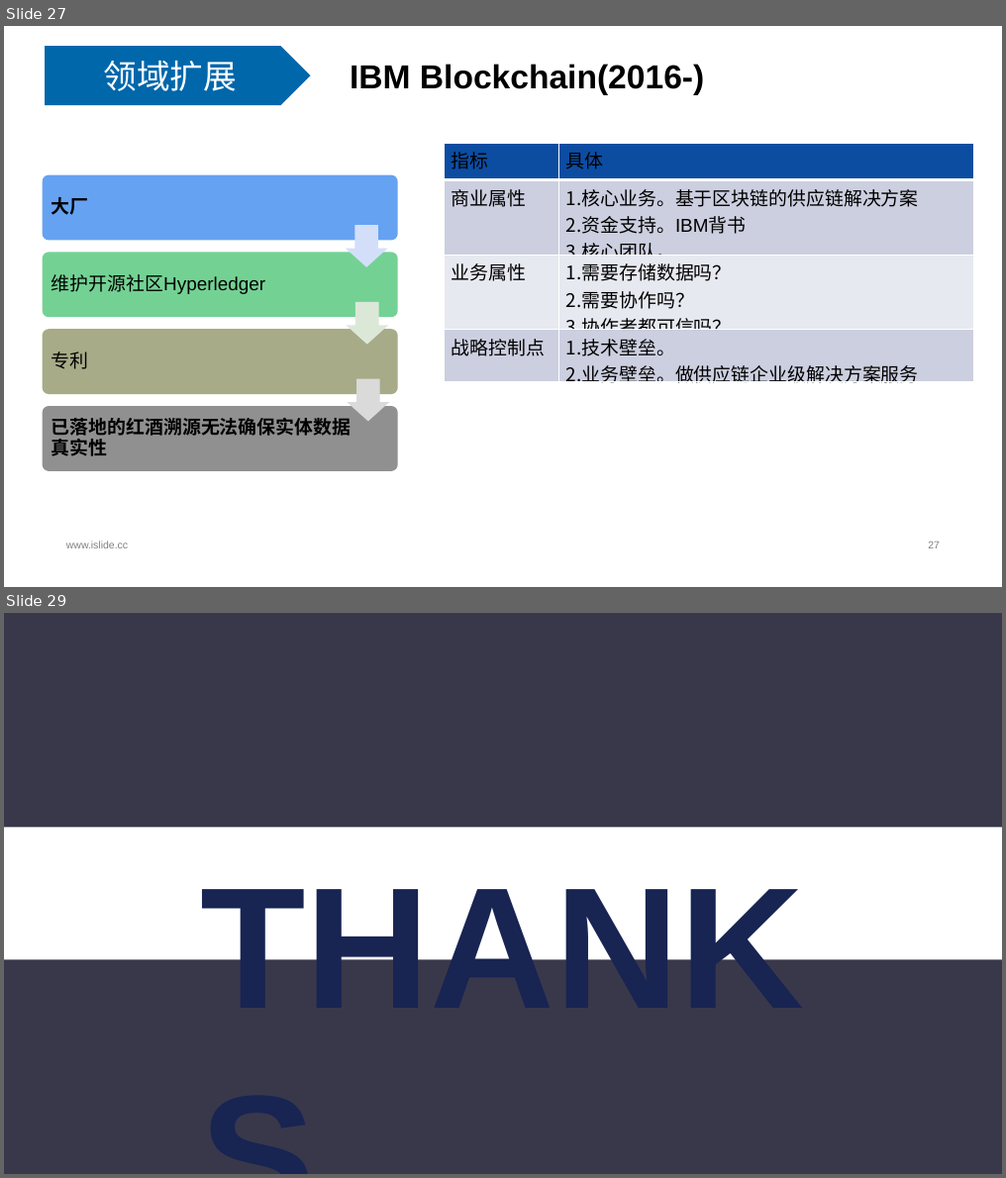
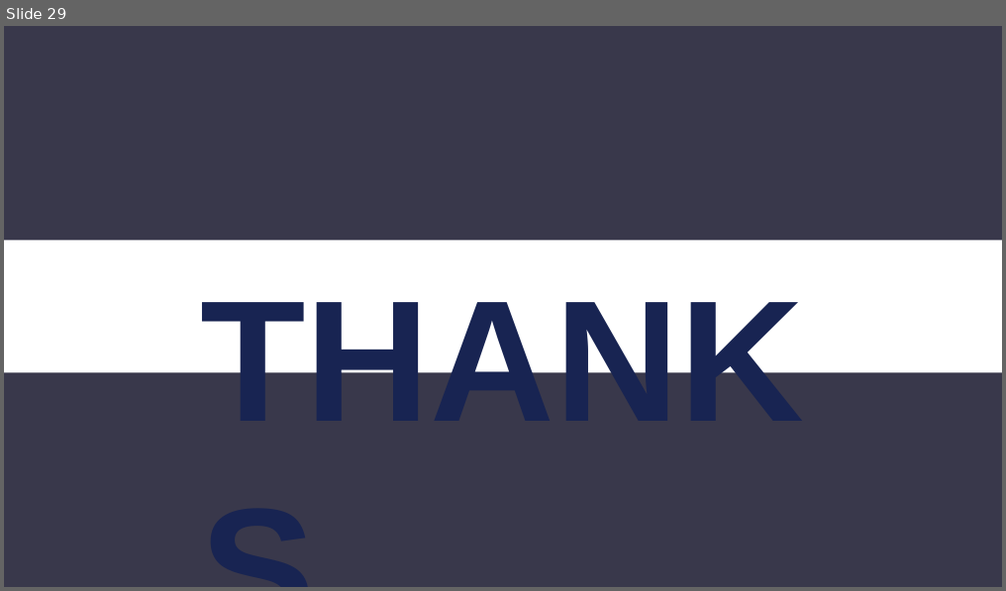
Before and after one commit to livingworld/IA004_blockchain, a slide deck: proc/区块链投资防骗指南 v0.32.pptx. Shown one above the other, each under a label of ours: slides 27 and 29 before the commit, slide 29 after it; the slides between them are not shown. The pictures are 1006x1178 and 1006x591 pixels, drawn with LibreOffice and Linux fonts; fonts in the diff are those of the drawing; background and template pictures are left out. Boxes give left, top, right and bottom in pixels: in the first picture for what was removed or moved away, otherwise in the second. Text is boxed around its words. In the diff, an @@ line names an element or a change of style, - is before the commit and + after.

```diff
--- a/proc/区块链投资防骗指南 v0.32.pptx
+++ b/proc/区块链投资防骗指南 v0.32.pptx
@@ slide 27 removed at bbox=[4, 26, 1002, 587], background #FFFFFF @@
@@ pentagon arrow removed at bbox=[45, 46, 310, 105] @@
-领域扩展
@@ text removed at bbox=[350, 64, 704, 95] @@
-IBM Blockchain(2016-)
@@ table removed at bbox=[444, 143, 974, 391], 4 rows, 2 columns @@
-指标 | 具体
-商业属性 | 核心业务。基于区块链的供应链解决方案 / 资金支持。IBM背书 / 核心团队。
-业务属性 | 需要存储数据吗？ / 需要协作吗？ / 协作者都可信吗？
-战略控制点 | 技术壁垒。 / 业务壁垒。做供应链企业级解决方案服务
@@ group removed at bbox=[43, 174, 398, 472]: 7 freeform shapes @@
-大厂
-维护开源社区Hyperledger
-专利
-已落地的红酒溯源无法确保实体数据真实性
@@ text removed at bbox=[66, 541, 128, 549] @@
-www.islide.cc
@@ page number removed at bbox=[928, 542, 940, 549] @@
-27
```
Also in this commit, not shown: 8 slides changed, 1 slide added, 2 other files.
